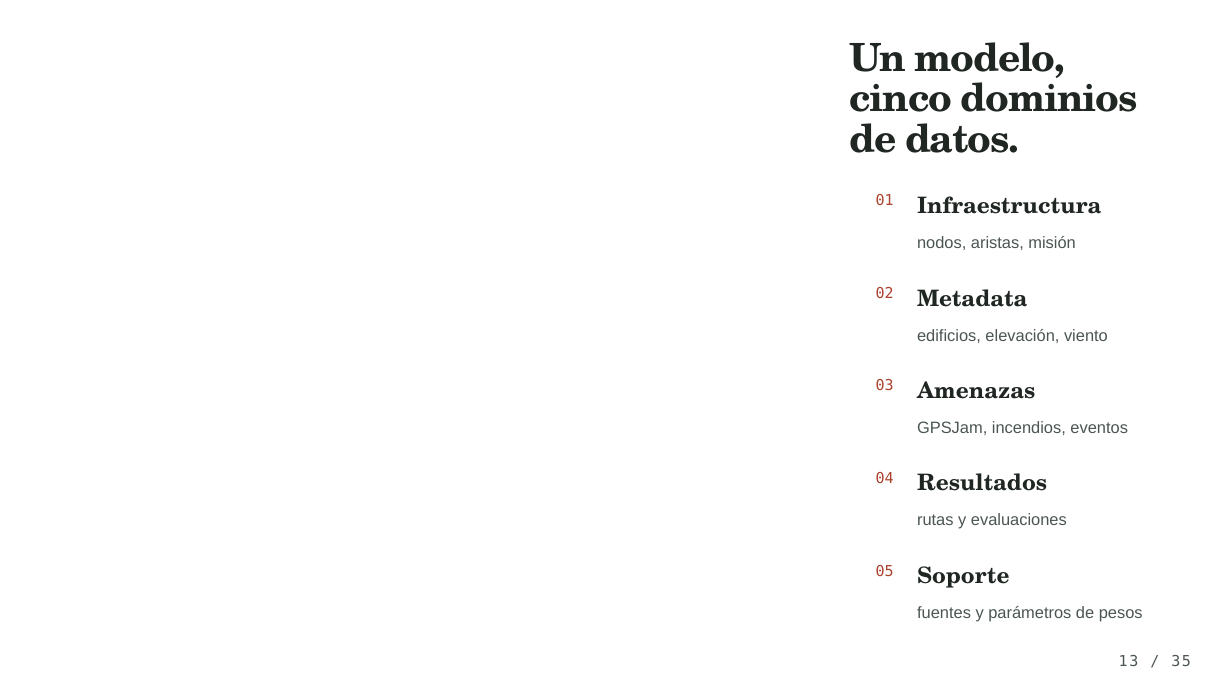
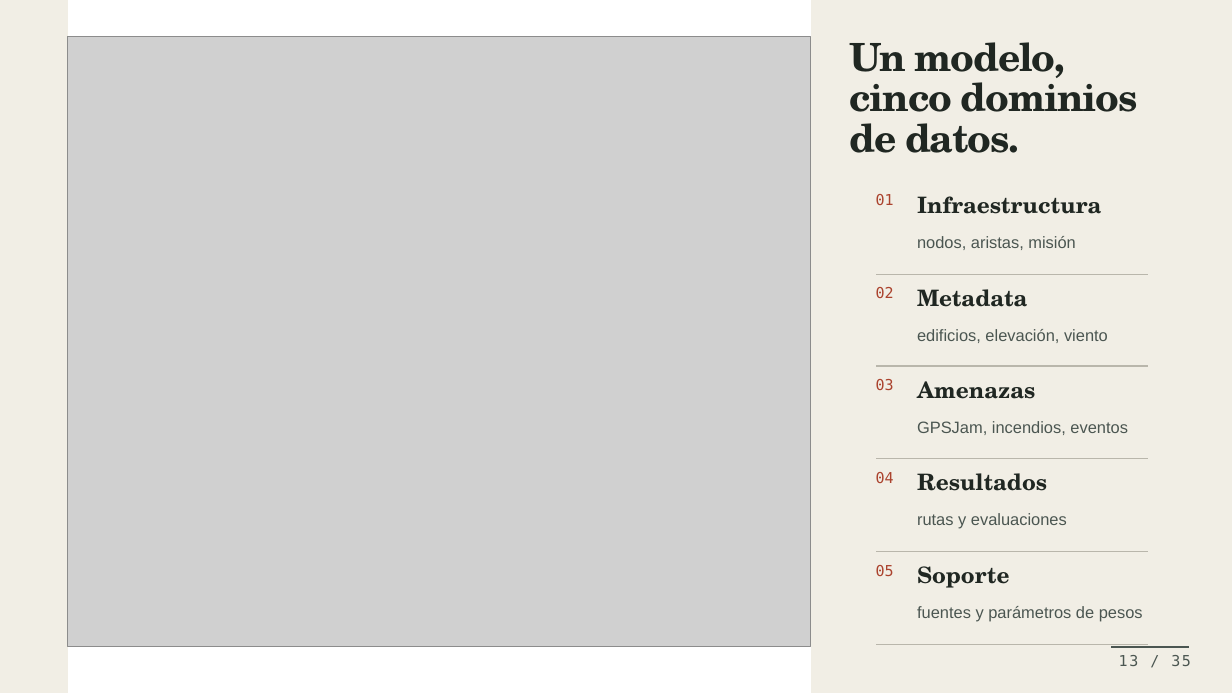
Before and after one commit to Aropoint/AlgoritmosRuteo, a slide deck: slide 13 of 05_T2/Cuando un tramo se bloquea.pptx. Drawn at 1232x693 pixels with LibreOffice and Linux fonts; fonts in the diff are those of the drawing; grey boxes stand for pictures; background and template pictures are left out. Boxes give left, top, right and bottom in pixels: in the first picture for what was removed or moved away, otherwise in the second. Text is boxed around its words. In the diff, an @@ line names an element or a change of style, - is before the commit and + after.

```diff
--- a/05_T2/Cuando un tramo se bloquea.pptx
+++ b/05_T2/Cuando un tramo se bloquea.pptx
@@ background picture (left out) to #F1EEE5 @@
@@ freeform shape added at (68,0,811,692), fill #FFFFFF @@
@@ picture added at (68,37,811,647) @@
@@ freeform shape added at (876,274,1147,646), fill #B9B6AB @@
@@ freeform shape added at (1111,647,1189,648), fill #4B5651 @@
```
Also in this commit, not shown: 30 other slides changed, 12 other files.
